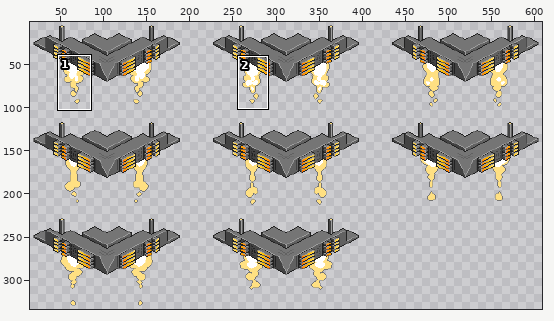
Sprite sheet: Assets/AnimationImporter/Sprites/bomber.png. The picture above shows the old version from afar; the outline marks the close-up.
Close-up. Before the edit:
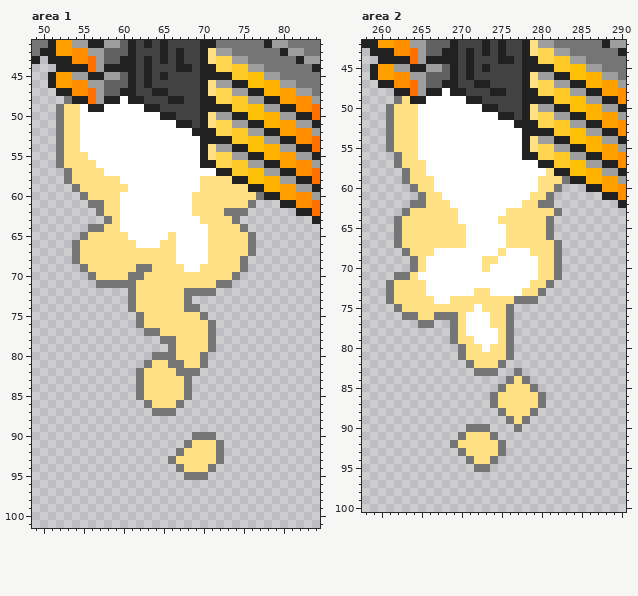
The file is 624x336 pixels. Shown: area 1: x 49..84, y 41..101; area 2: x 258..290, y 42..100. The wide view leaves out empty margins. The commit also changed other parts of the picture, which this record leaves out.
Now the later version:
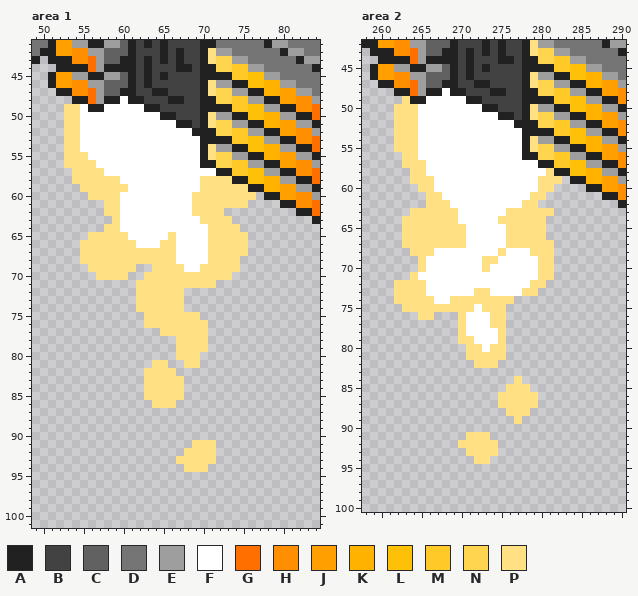
Palette (. is transparent): A #212121  B #424242  C #616161  D #757575  E #9e9e9e  F #ffffff  G #ff6f00  H #ff8f00  J #ffa000  K #ffb300  L #ffc107  M #ffca28  N #ffd54f  P #ffe082
The exact change:
--- area 1
@@ x 49..84 @@
  47 ...AAHHGECCAABBAABBBBAPNNEEAAKKJJEED
- 48 ....DAAGEAAFAABBBAABBAANNMMEEAAJJHHE
- 49 ...DPPFAAFFFFFAABBBBBAAAAMMLLEEAAHHG
- 50 ...DPPFFFFFFFFFFAABBBAPEEAALLKKEEAAG
- 51 ...DPPFFFFFFFFFFFFAABAPNNEEAAKKJJEEA
- 52 ...DPPFFFFFFFFFFFFFFAAANNMMEEAAJJHHE
- 53 ...DPPFFFFFFFFFFFFFFFAAAAMMLLEEAAHHG
- 54 ...DPPFFFFFFFFFFFFFFFAPEEAALLKKEEAAG
- 55 ...DPPPFFFFFFFFFFFFFFAPNNEEAAKKJJEEA
- 56 ...DPPPPFFFFFFFFFFFFFAANNMMEEAAJJHHE
- 57 ....DPPPPFFFFFFFFFFFFFFAAMMLLEEAAHHG
- 58 ....DPPPPPPFFFFFFFFFFPPPPAALLKKEEAAG
- 59 .....DPPPPPPFFFFFFFFFPPPPPPAAKKJJEEA
- 60 ......DPPPPFFFFFFFFFPPPPPPPPDAAJJHHE
- 61 .......DDPPFFFFFFFFFPPPPPPPD...AAHHG
- 62 ........DPPFFFFFFFFFPPPPDDD......AAG
- 63 .........DPFFFFFFFFFFPPPPD.........A
- 64 .......DDPPFFFFFFFFFFFPPPPD.........
- 65 ......DPPPPPFFFFFPFFFFPPPPPD........
- 66 .....DPPPPPPPFFFPPFFFFPPPPPD........
- 67 .....DPPPPPPPPPPPPFFFFPPPPPD........
- 68 .....DPPPPPPPPPPPPFFFFPPPPD.........
- 69 ......DPPPPPPDDPPPPFFPPPPPD.........
- 70 .......DPPPPDDPPPPPPPPPPPD..........
- 71 ........DDDDDPPPPPPPPPPDD...........
- 72 ............DPPPPPPDDDD.............
- 73 ............DPPPPPPD................
- 74 ............DPPPPPPDD...............
- 75 .............DPPPPPPPD..............
- 76 .............DPPPPPPPPD.............
- 77 ..............DDPPPPPPD.............
- 78 ................DDPPPPD.............
- 79 .................DPPPPD.............
- 80 ...............DDDPPPD..............
- 81 ..............DPPDDPPD..............
- 82 .............DPPPPDDD...............
- 83 .............DPPPPPD................
- 84 .............DPPPPPD................
- 85 .............DPPPPPD................
- 86 ..............DPPPD.................
- 87 ...............DDD..................
+ 48 .....AAGEAAFAABBBAABBAANNMMEEAAJJHHE
+ 49 ....PPFAAFFFFFAABBBBBAAAAMMLLEEAAHHG
+ 50 ....PPFFFFFFFFFFAABBBAPEEAALLKKEEAAG
+ 51 ....PPFFFFFFFFFFFFAABAPNNEEAAKKJJEEA
+ 52 ....PPFFFFFFFFFFFFFFAAANNMMEEAAJJHHE
+ 53 ....PPFFFFFFFFFFFFFFFAAAAMMLLEEAAHHG
+ 54 ....PPFFFFFFFFFFFFFFFAPEEAALLKKEEAAG
+ 55 ....PPPFFFFFFFFFFFFFFAPNNEEAAKKJJEEA
+ 56 ....PPPPFFFFFFFFFFFFFAANNMMEEAAJJHHE
+ 57 .....PPPPFFFFFFFFFFFFFFAAMMLLEEAAHHG
+ 58 .....PPPPPPFFFFFFFFFFPPPPAALLKKEEAAG
+ 59 ......PPPPPPFFFFFFFFFPPPPPPAAKKJJEEA
+ 60 .......PPPPFFFFFFFFFPPPPPPPP.AAJJHHE
+ 61 .........PPFFFFFFFFFPPPPPPP....AAHHG
+ 62 .........PPFFFFFFFFFPPPP.........AAG
+ 63 ..........PFFFFFFFFFFPPPP..........A
+ 64 .........PPFFFFFFFFFFFPPPP..........
+ 65 .......PPPPPFFFFFPFFFFPPPPP.........
+ 66 ......PPPPPPPFFFPPFFFFPPPPP.........
+ 67 ......PPPPPPPPPPPPFFFFPPPPP.........
+ 68 ......PPPPPPPPPPPPFFFFPPPP..........
+ 69 .......PPPPPP..PPPPFFPPPPP..........
+ 70 ........PPPP..PPPPPPPPPPP...........
+ 71 .............PPPPPPPPPP.............
+ 72 .............PPPPPP.................
+ 73 .............PPPPPP.................
+ 74 .............PPPPPP.................
+ 75 ..............PPPPPPP...............
+ 76 ..............PPPPPPPP..............
+ 77 ................PPPPPP..............
+ 78 ..................PPPP..............
+ 79 ..................PPPP..............
+ 80 ..................PPP...............
+ 81 ...............PP..PP...............
+ 82 ..............PPPP..................
+ 83 ..............PPPPP.................
+ 84 ..............PPPPP.................
+ 85 ..............PPPPP.................
+ 86 ...............PPP..................
+ 87 ....................................
  88 ....................................
  89 ....................................
- 90 ....................DDD.............
- 91 ...................DPPPD............
- 92 ..................DPPPPD............
- 93 .................DPPPPPD............
- 94 ..................DPPPD.............
- 95 ...................DDD..............
+ 90 ....................................
+ 91 ....................PPP.............
+ 92 ...................PPPP.............
+ 93 ..................PPPPP.............
+ 94 ...................PPP..............
+ 95 ....................................
  96 ....................................
--- area 2
@@ x 258..290 @@
  48 ....AAGEAAFAABBBAABBAANNMMEEAAJJH
- 49 ....DPAAFFFFFAABBBBBAAAAMMLLEEAAH
- 50 ...DPPPFFFFFFFFAABBBAPEEAALLKKEEA
- 51 ...DPPPFFFFFFFFFFAABAPNNEEAAKKJJE
- 52 ...DPPPFFFFFFFFFFFFAAANNMMEEAAJJH
- 53 ...DPPPFFFFFFFFFFFFFAAAAMMLLEEAAH
- 54 ...DPPPFFFFFFFFFFFFFAPEEAALLKKEEA
- 55 ...DPPPFFFFFFFFFFFFFAPNNEEAAKKJJE
- 56 ....DPPFFFFFFFFFFFFFAANNMMEEAAJJH
- 57 ....DPPPFFFFFFFFFFFFFFAAMMLLEEAAH
- 58 .....DPPFFFFFFFFFFFFFFFPAALLKKEEA
- 59 .....DPPPFFFFFFFFFFFFFPPPDAAKKJJE
- 60 ......DPPFFFFFFFFFFFFFPPD...AAJJH
- 61 .......DPPFFFFFFFFFFFPPD......AAH
- 62 ......DDPPPFFFFFFFFFPPDD........A
- 63 .....DPPPPPPFFFFFFPPPPPPD........
- 64 ....DPPPPPPPFFFFFPPPPPPD.........
- 65 ....DPPPPPPPPFFFFFPPPPPD.........
- 66 ....DPPPPPPPPFFFFFPPPPPD.........
- 67 ....DPPPPPPPPFFFFFPPPPPPD........
- 68 .....DPPPFFFFFFFFPFFFPPPD........
- 69 ......DPFFFFFFFPPFFFFFPPD........
- 70 ......DPFFFFFFFPFFFFFFPPD........
- 71 ....DDPFFFFFFFFFFFFFFFPPD........
- 72 ...DPPPPFFFFFFFFFFFFFPPD.........
- 73 ...DPPPPFFFFFFPPFFFFPPD..........
- 74 ...DPPPPPFFPPPPPPPPDDD...........
- 75 ....DPPPPPPPPPFPPPD..............
- 76 .....DDPPDDDPFFFPPD..............
- 77 .......DD..DPFFFPPD..............
- 78 ...........DPFFFFPD..............
- 79 ...........DPPFFFPD..............
- 80 ............DPPFPPD..............
- 81 ............DPPPPPD..............
- 82 .............DPPPD...............
- 83 ..............DDD..D.............
- 84 ..................DPD............
- 85 .................DPPPD...........
- 86 ................DPPPPPD..........
- 87 ................DPPPPPD..........
- 88 .................DPPPD...........
- 89 ..................DPD............
- 90 .............DDD...D.............
- 91 ............DPPPD................
- 92 ...........DPPPPPD...............
- 93 ............DPPPPD...............
- 94 .............DPPD................
- 95 ..............DD.................
+ 49 .....PAAFFFFFAABBBBBAAAAMMLLEEAAH
+ 50 ....PPPFFFFFFFFAABBBAPEEAALLKKEEA
+ 51 ....PPPFFFFFFFFFFAABAPNNEEAAKKJJE
+ 52 ....PPPFFFFFFFFFFFFAAANNMMEEAAJJH
+ 53 ....PPPFFFFFFFFFFFFFAAAAMMLLEEAAH
+ 54 ....PPPFFFFFFFFFFFFFAPEEAALLKKEEA
+ 55 ....PPPFFFFFFFFFFFFFAPNNEEAAKKJJE
+ 56 .....PPFFFFFFFFFFFFFAANNMMEEAAJJH
+ 57 .....PPPFFFFFFFFFFFFFFAAMMLLEEAAH
+ 58 ......PPFFFFFFFFFFFFFFFPAALLKKEEA
+ 59 ......PPPFFFFFFFFFFFFFPPP.AAKKJJE
+ 60 .......PPFFFFFFFFFFFFFPP....AAJJH
+ 61 ........PPFFFFFFFFFFFPP.......AAH
+ 62 ........PPPFFFFFFFFFPP..........A
+ 63 ......PPPPPPFFFFFFPPPPPP.........
+ 64 .....PPPPPPPFFFFFPPPPPP..........
+ 65 .....PPPPPPPPFFFFFPPPPP..........
+ 66 .....PPPPPPPPFFFFFPPPPP..........
+ 67 .....PPPPPPPPFFFFFPPPPPP.........
+ 68 ......PPPFFFFFFFFPFFFPPP.........
+ 69 .......PFFFFFFFPPFFFFFPP.........
+ 70 .......PFFFFFFFPFFFFFFPP.........
+ 71 ......PFFFFFFFFFFFFFFFPP.........
+ 72 ....PPPPFFFFFFFFFFFFFPP..........
+ 73 ....PPPPFFFFFFPPFFFFPP...........
+ 74 ....PPPPPFFPPPPPPPP..............
+ 75 .....PPPPPPPPPFPPP...............
+ 76 .......PP...PFFFPP...............
+ 77 ............PFFFPP...............
+ 78 ............PFFFFP...............
+ 79 ............PPFFFP...............
+ 80 .............PPFPP...............
+ 81 .............PPPPP...............
+ 82 ..............PPP................
+ 83 .................................
+ 84 ...................P.............
+ 85 ..................PPP............
+ 86 .................PPPPP...........
+ 87 .................PPPPP...........
+ 88 ..................PPP............
+ 89 ...................P.............
+ 90 .................................
+ 91 .............PPP.................
+ 92 ............PPPPP................
+ 93 .............PPPP................
+ 94 ..............PP.................
+ 95 .................................
  96 .................................
Boxes around the changes in both close-ups, in picture pixels (x1, y1, x2, y2):
erased: (56, 96, 264, 480)
erased: (386, 96, 570, 472)
